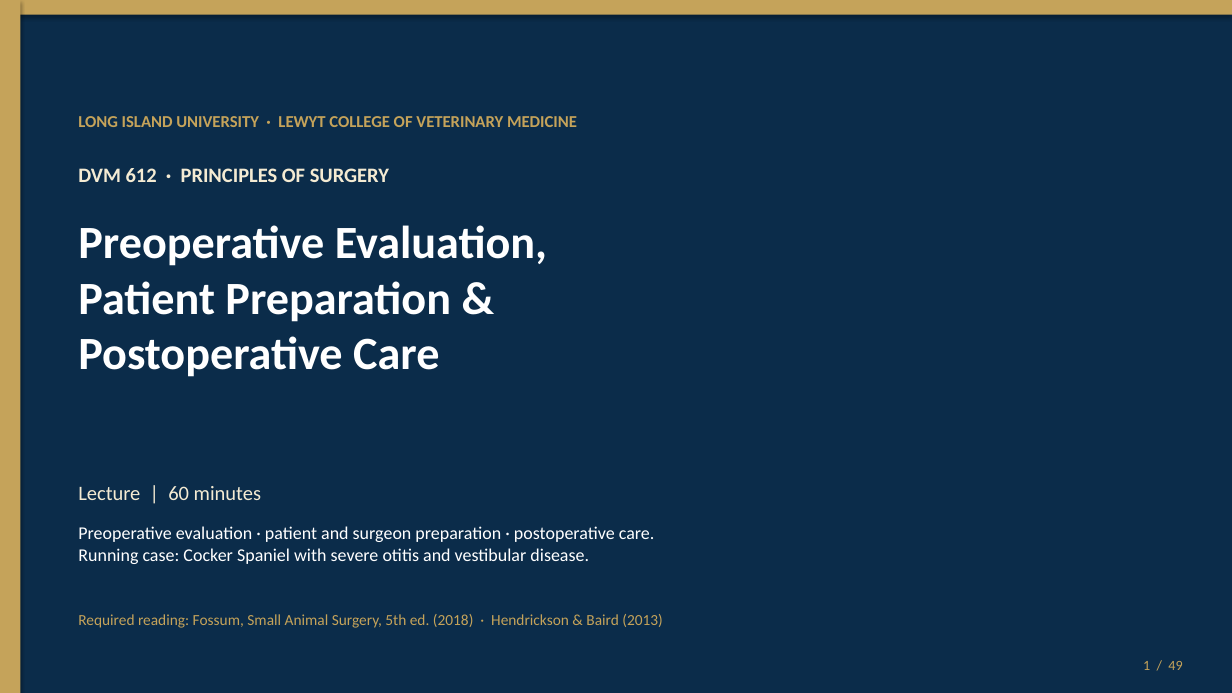
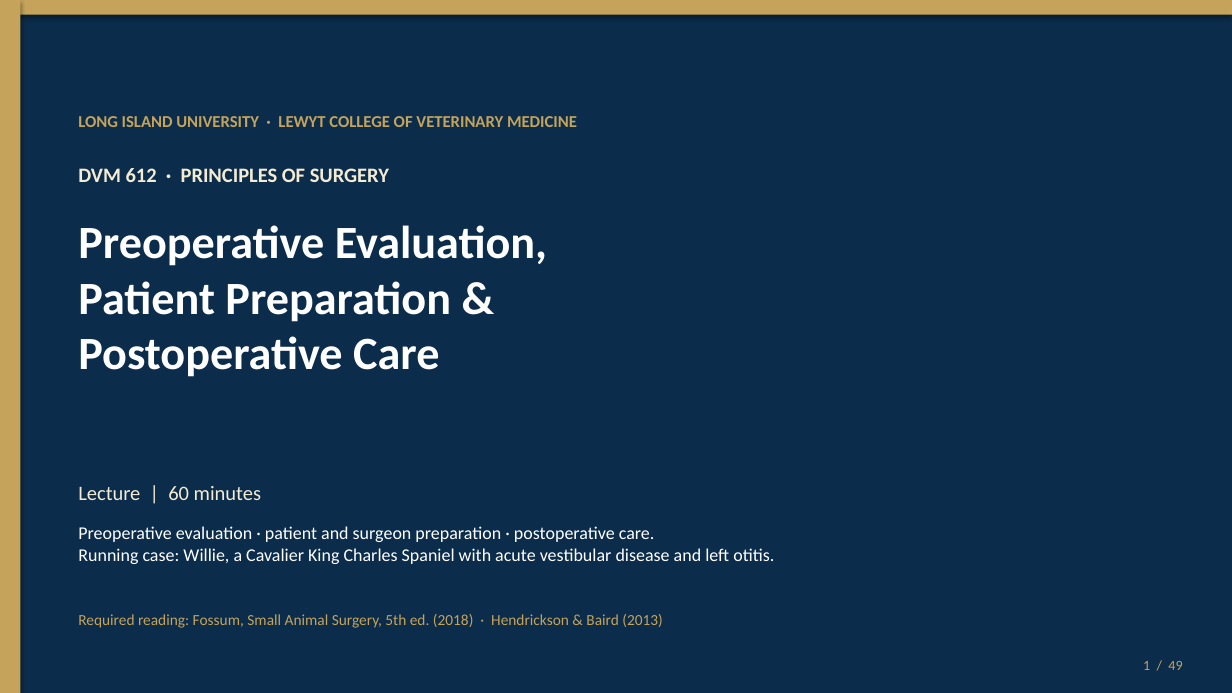
Before and after one commit to drkimvet/happycare, a slide deck: slide 1 of lectures/DVM-612_Week4_Preop_PatientPrep_Postop.pptx. Drawn at 1232x693 pixels with LibreOffice and Linux fonts; fonts in the diff are those of the drawing. Boxes give left, top, right and bottom in pixels: in the first picture for what was removed or moved away, otherwise in the second. Text is boxed around its words. In the diff, an @@ line names an element or a change of style, - is before the commit and + after.

```diff
--- a/lectures/DVM-612_Week4_Preop_PatientPrep_Postop.pptx
+++ b/lectures/DVM-612_Week4_Preop_PatientPrep_Postop.pptx
@@ text at (x1=78, y1=526, x2=774, y2=564): text changed @@
-Preoperative evaluation · patient and surgeon preparation · postoperative care.
-Running case: Cocker Spaniel with severe otitis and vestibular disease.
+Preoperative evaluation · patient and surgeon preparation · postoperative care.
+Running case: Willie, a Cavalier King Charles Spaniel with acute vestibular disease and left otitis.
```
Also in this commit, not shown: 8 other slides changed, 1 slide added, 1 slide removed, 2 other files.
